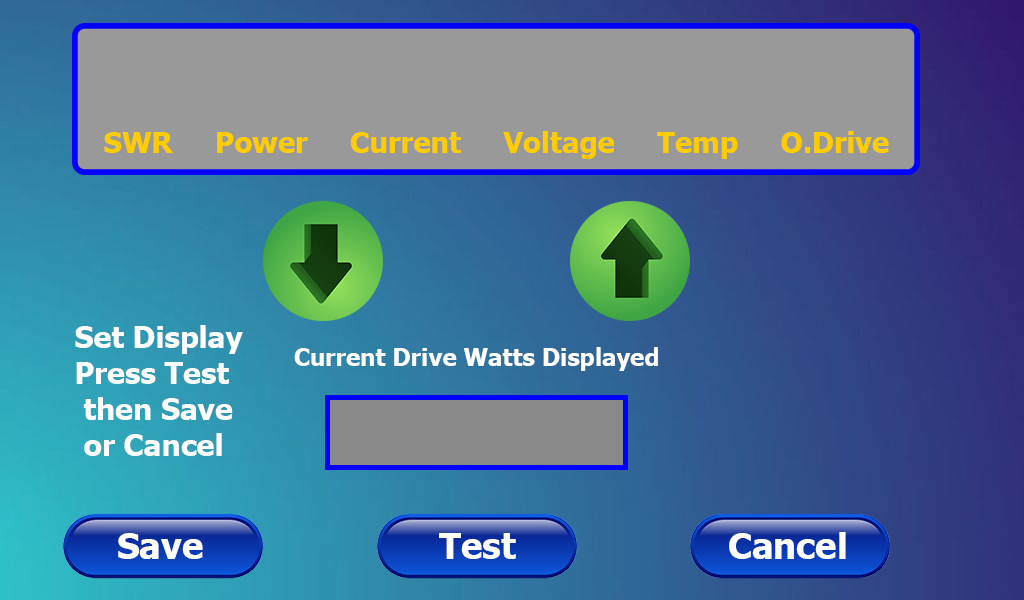
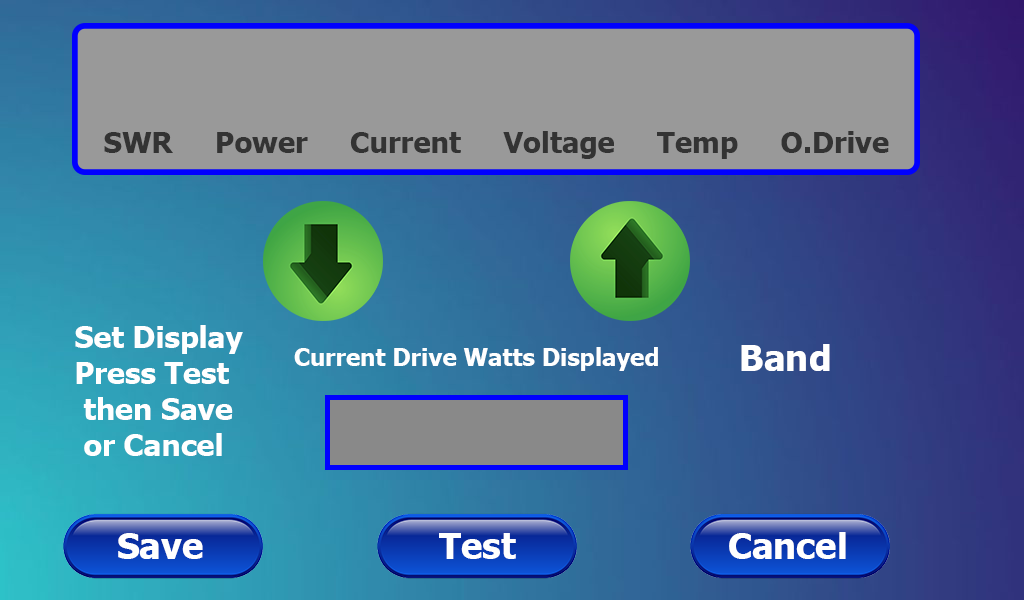
Revision of a layered 1024px x 600px image; what changed, layer by layer:
added layer "Band" (1st of 2) above "SWR Power Current Voltage Temp O.Drive" over [741, 344, 830, 371]
painted on "SWR Power Current Voltage Temp O.Drive" (1st of 2) over [104, 131, 889, 159]